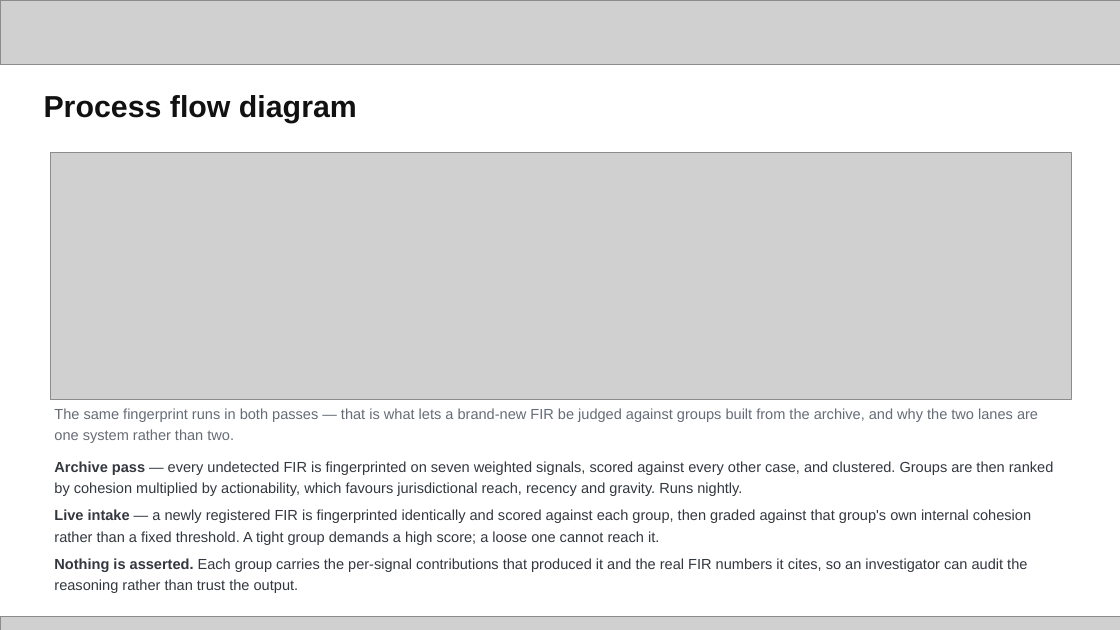
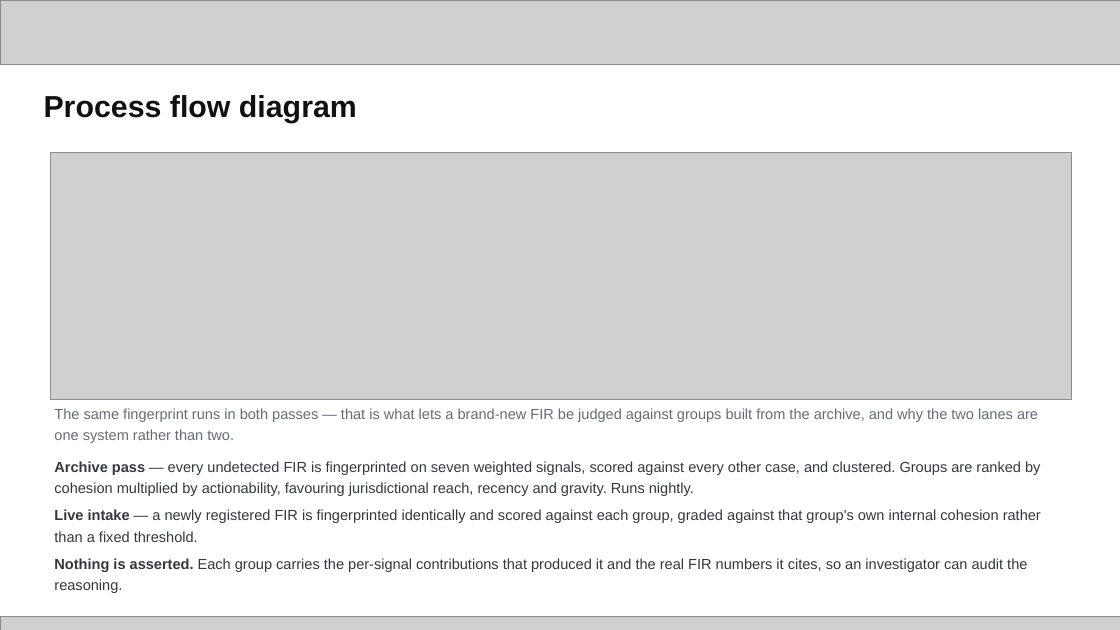
Before and after one commit to whysush/drishti-crimelink, a slide deck: slide 5 of docs/submission/Drishti_KSP_Datathon_2026_Prototype_Submission.pptx. Drawn at 1120x630 pixels with LibreOffice and Linux fonts; fonts in the diff are those of the drawing; grey boxes stand for pictures. Boxes give left, top, right and bottom in pixels: in the first picture for what was removed or moved away, otherwise in the second. Text is boxed around its words. In the diff, an @@ line names an element or a change of style, - is before the commit and + after.

```diff
--- a/docs/submission/Drishti_KSP_Datathon_2026_Prototype_Submission.pptx
+++ b/docs/submission/Drishti_KSP_Datathon_2026_Prototype_Submission.pptx
@@ text at [54,461,1041,593]: text changed @@
-Archive pass — every undetected FIR is fingerprinted on seven weighted signals, scored against every other case, and clustered. Groups are then ranked by cohesion multiplied by actionability, which favours jurisdictional reach, recency and gravity. Runs nightly.
-Live intake — a newly registered FIR is fingerprinted identically and scored against each group, then graded against that group's own internal cohesion rather than a fixed threshold. A tight group demands a high score; a loose one cannot reach it.
-Nothing is asserted. Each group carries the per-signal contributions that produced it and the real FIR numbers it cites, so an investigator can audit the reasoning rather than trust the output.
+Archive pass — every undetected FIR is fingerprinted on seven weighted signals, scored against every other case, and clustered. Groups are ranked by cohesion multiplied by actionability, favouring jurisdictional reach, recency and gravity. Runs nightly.
+Live intake — a newly registered FIR is fingerprinted identically and scored against each group, graded against that group's own internal cohesion rather than a fixed threshold.
+Nothing is asserted. Each group carries the per-signal contributions that produced it and the real FIR numbers it cites, so an investigator can audit the reasoning.
```
Also in this commit, not shown: 11 other slides changed, 3 slides added, 1 slide removed, 2 other files.
